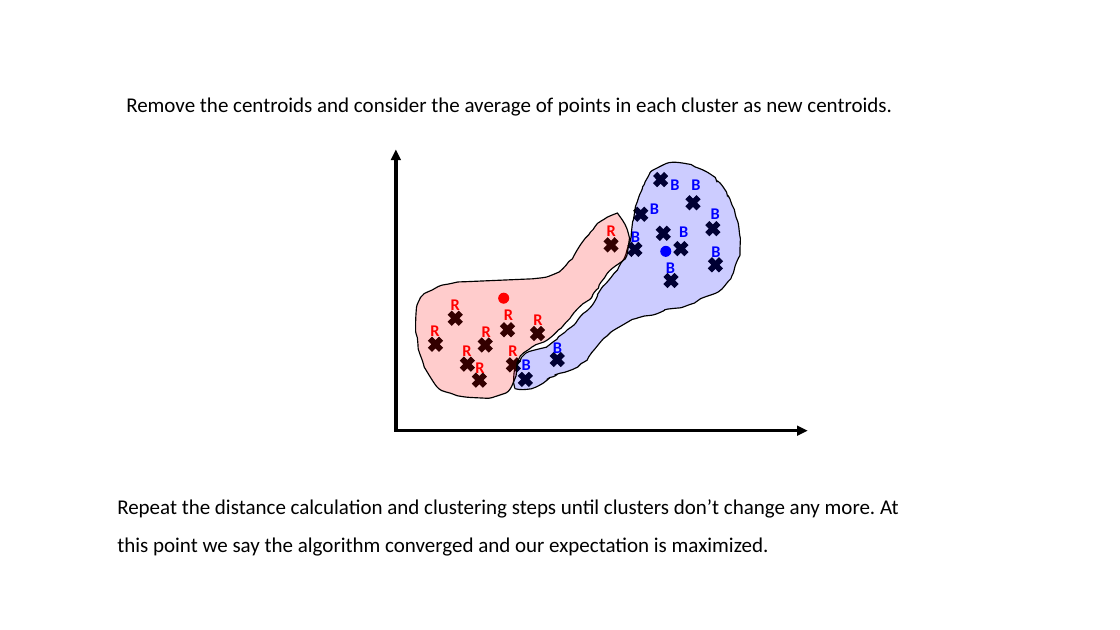
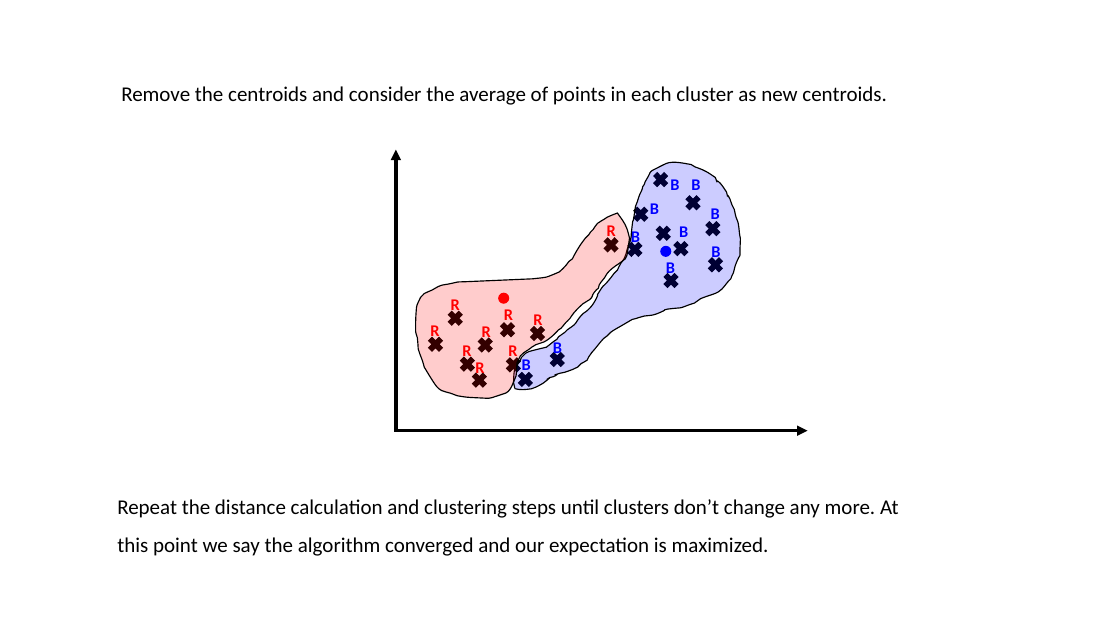
Before and after one commit to Asieh-Daneshi/MachineLearningMaterial, a slide deck: slide 6 of S5_Session5.pptx. Drawn at 1120x630 pixels with LibreOffice and Linux fonts; fonts in the diff are those of the drawing. Boxes give left, top, right and bottom in pixels: in the first picture for what was removed or moved away, otherwise in the second. Text is boxed around its words. In the diff, an @@ line names an element or a change of style, - is before the commit and + after.

```diff
--- a/S5_Session5.pptx
+++ b/S5_Session5.pptx
@@ text "Remove the centroids and consider ...": place and size @@
-text "Remove the centroids and consider ..." at [126,97,892,116]
+text "Remove the centroids and consider ..." at [121,86,887,105]
```
Also in this commit, not shown: 1 other slide changed, 3 slides added.
